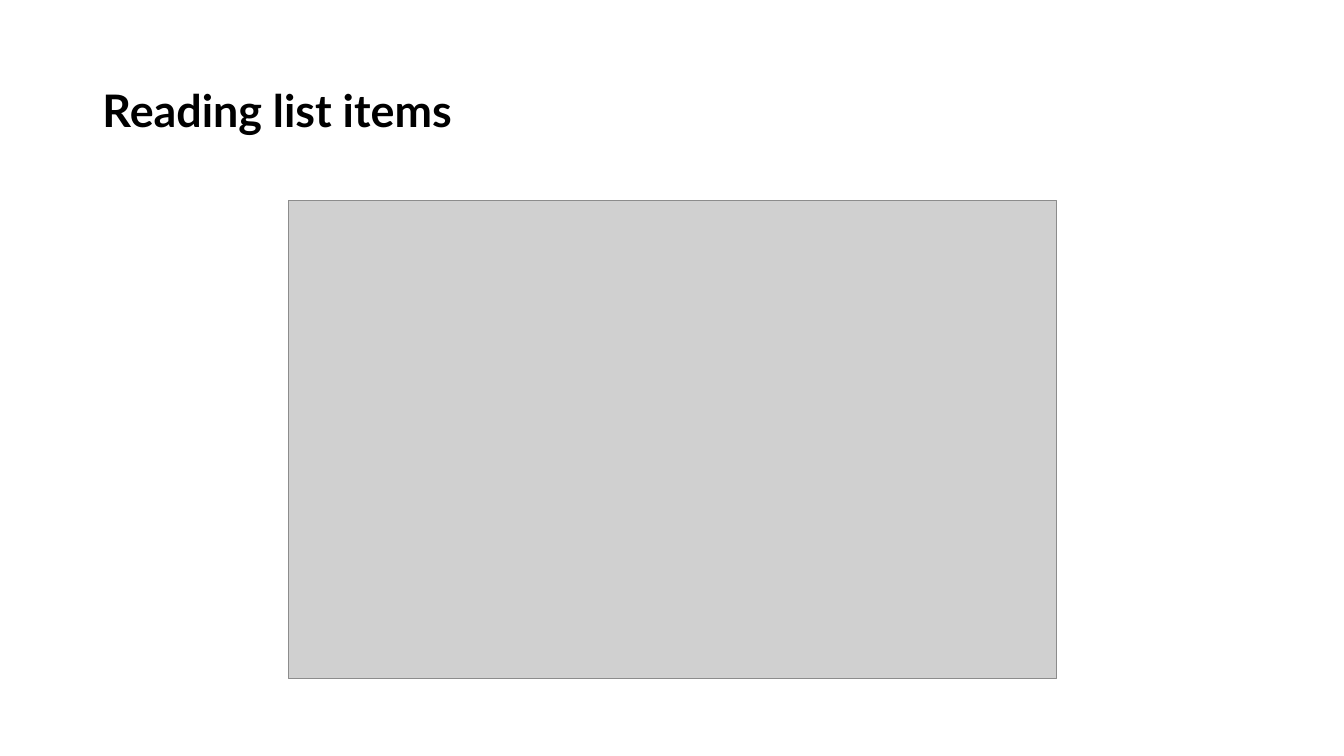
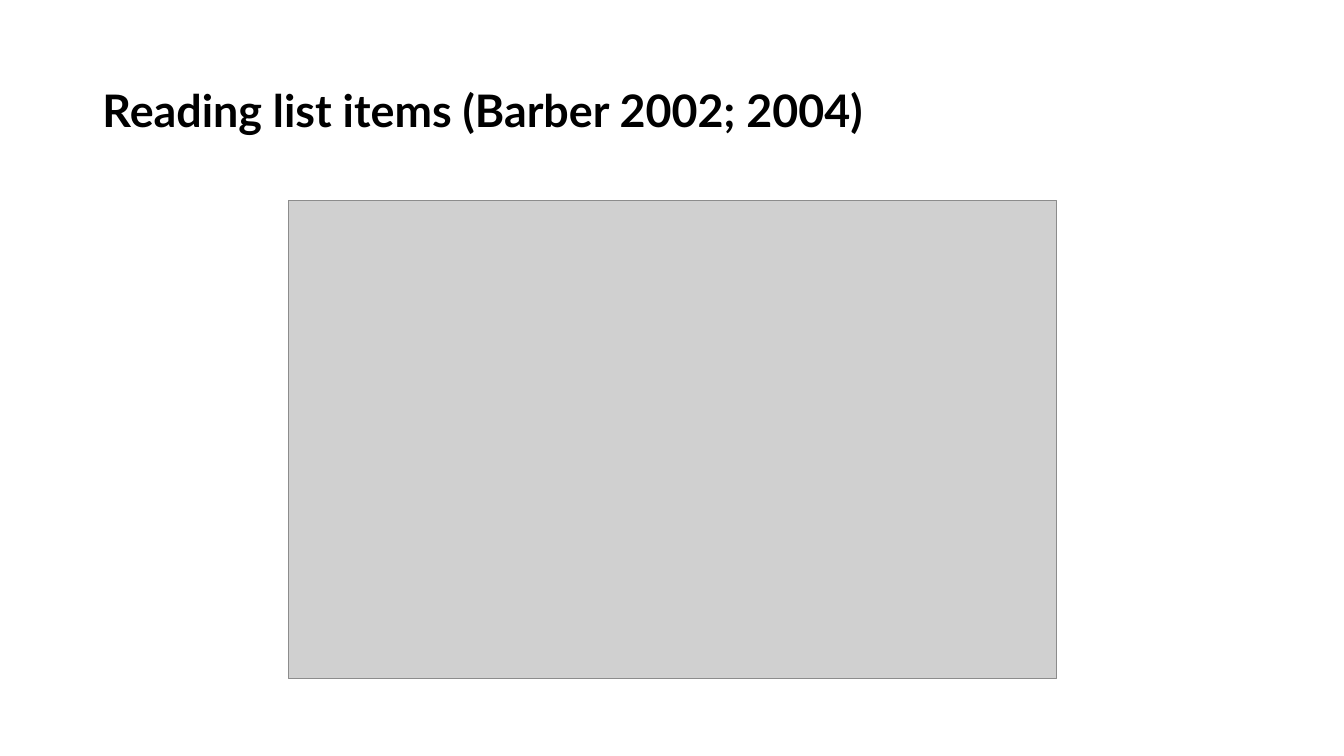
Before and after one commit to LittleMonkeyLab/PS52007Dslides, a slide deck: slide 11 of _site/lectures/Lecture03/Lecture03.pptx. Drawn at 1344x756 pixels with LibreOffice and Linux fonts; fonts in the diff are those of the drawing; grey boxes stand for pictures. Boxes give left, top, right and bottom in pixels: in the first picture for what was removed or moved away, otherwise in the second. Text is boxed around its words. In the diff, an @@ line names an element or a change of style, - is before the commit and + after.

```diff
--- a/_site/lectures/Lecture03/Lecture03.pptx
+++ b/_site/lectures/Lecture03/Lecture03.pptx
@@ title at (x1=102, y1=92, x2=862, y2=135): text changed @@
-Reading list items
+Reading list items (Barber 2002; 2004)
```
Also in this commit, not shown: 2 other slides changed, 1 slide added, 2 slides removed, 48 other files.
